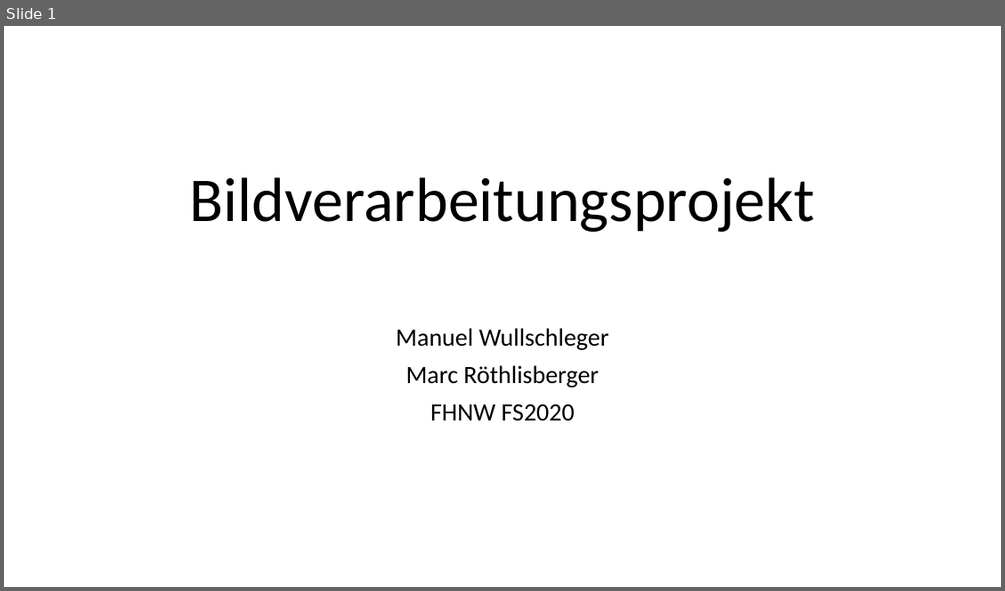
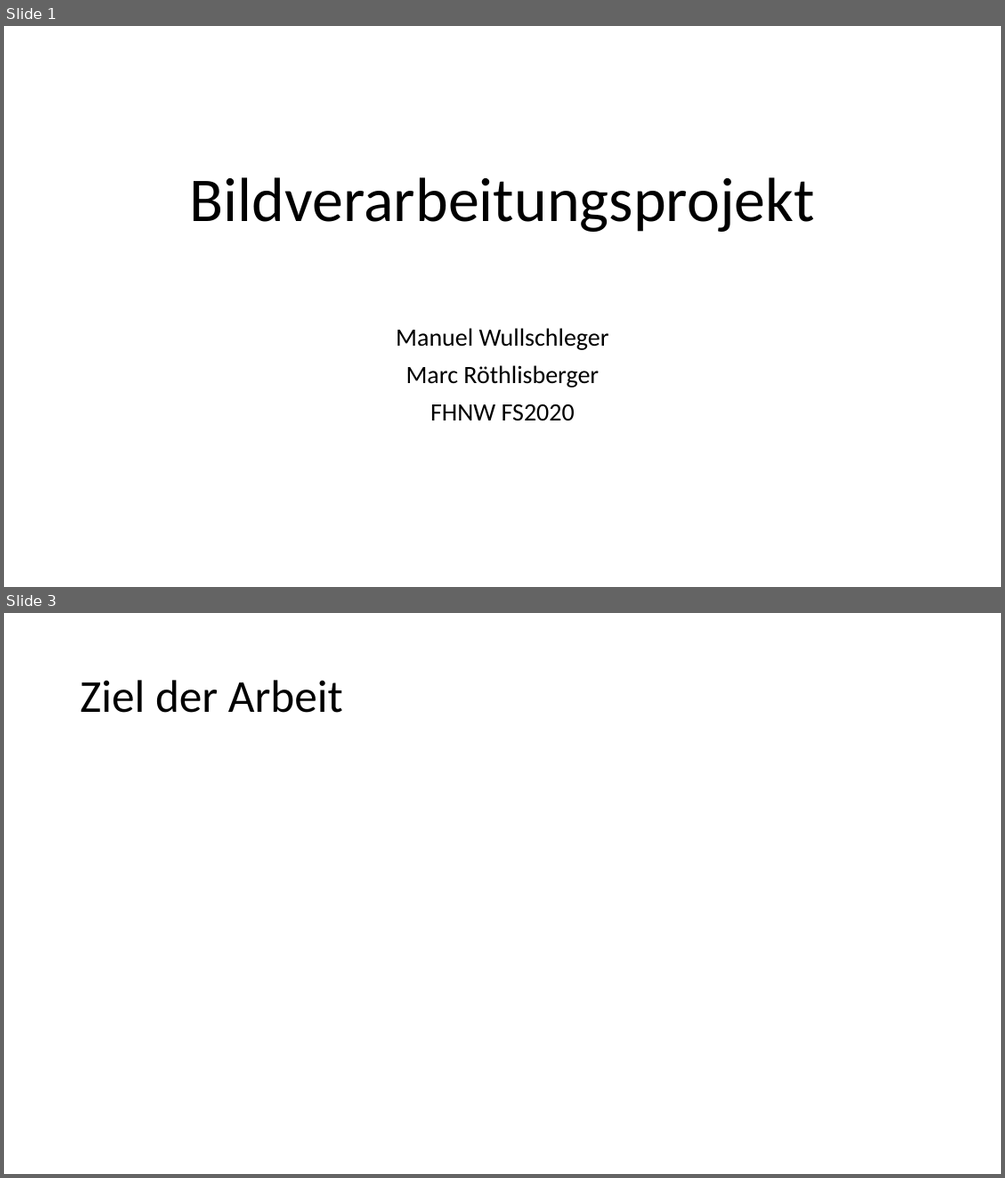
Before and after one commit to manuelwullschleger/bver, a slide deck: Präsentation.pptx. Shown one above the other, each under a label of ours: slide 1 before the commit, slides 1 and 3 after it; the slides between them are not shown. The pictures are 1005x591 and 1005x1178 pixels, drawn with LibreOffice and Linux fonts; fonts in the diff are those of the drawing. Boxes give left, top, right and bottom in pixels: in the first picture for what was removed or moved away, otherwise in the second. Text is boxed around its words. In the diff, an @@ line names an element or a change of style, - is before the commit and + after.

```diff
--- a/Präsentation.pptx
+++ b/Präsentation.pptx
@@ slide 3 added at <box>4,613,1001,1174</box>, background #FFFFFF @@
@@ title added at <box>80,680,343,713</box>, 44 pt, text #000000 @@
+Ziel der Arbeit
```
Also in this commit, not shown: 4 other slides added, 1 other file.
